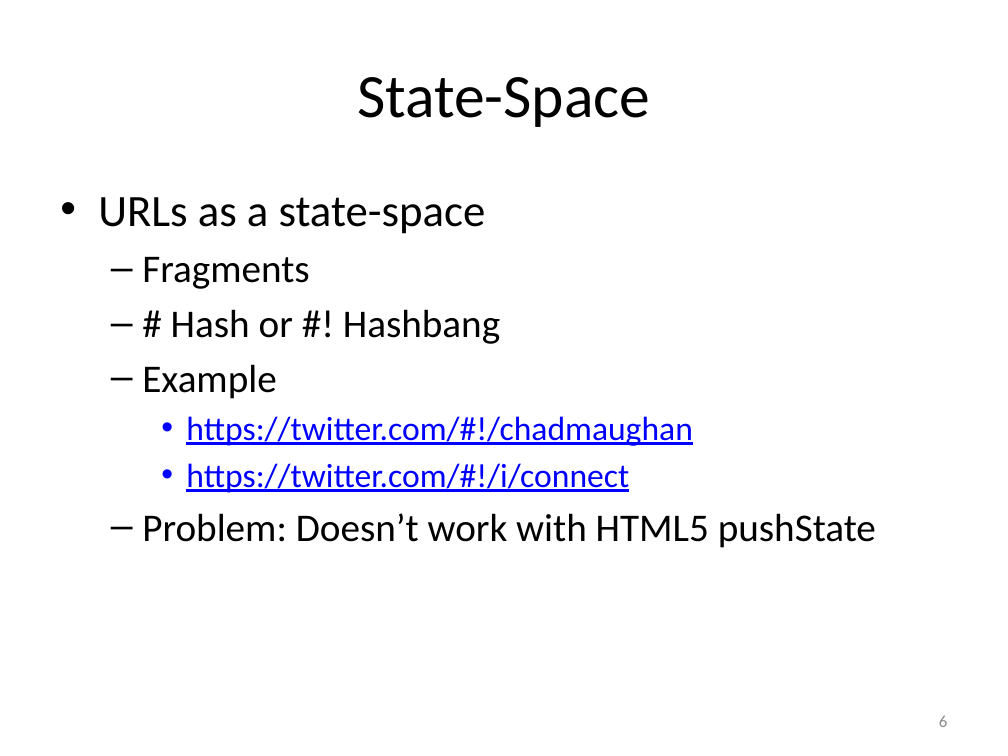
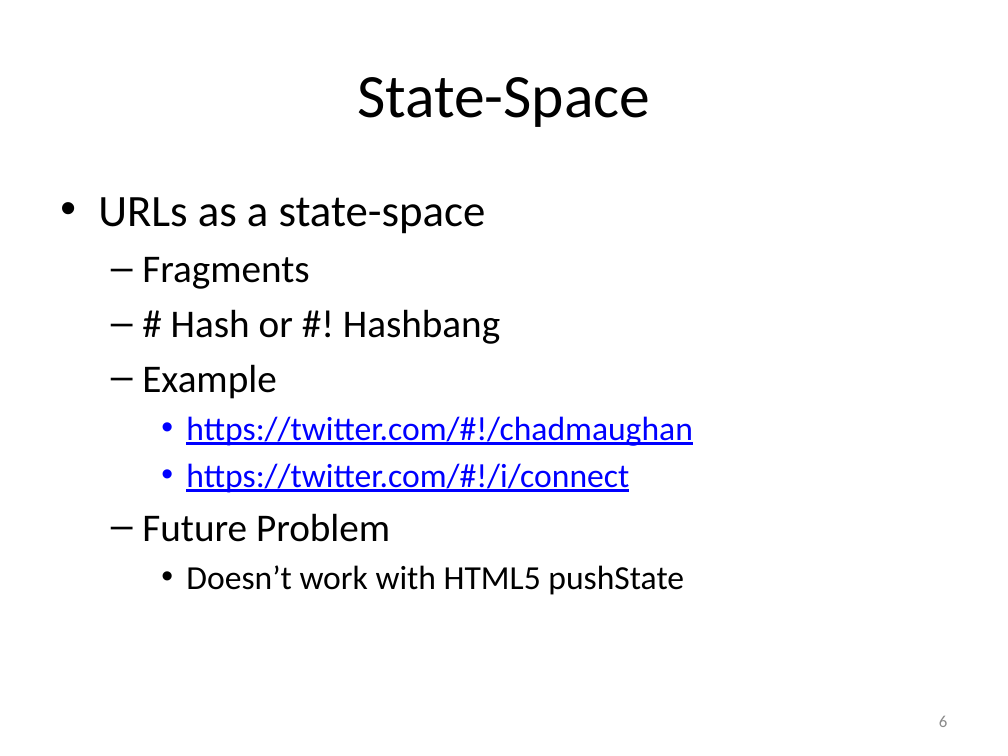
Before and after one commit to jongguo/ljkGitDB, a slide deck: slide 6 of project/cs6890-testing-project-presentation.pptx. Drawn at 1008x756 pixels with LibreOffice and Linux fonts; fonts in the diff are those of the drawing. Boxes give left, top, right and bottom in pixels: in the first picture for what was removed or moved away, otherwise in the second. Text is boxed around its words. In the diff, an @@ line names an element or a change of style, - is before the commit and + after.

```diff
--- a/project/cs6890-testing-project-presentation.pptx
+++ b/project/cs6890-testing-project-presentation.pptx
@@ text at (142,513,684,595): text changed; size 28 to 24 pt @@
-  – Problem: Doesn’t work with HTML5 pushState
+  – Future Problem
+    • Doesn’t work with HTML5 pushState
```
Also in this commit, not shown: 6 other slides changed, 1 slide added, 5 other files.
